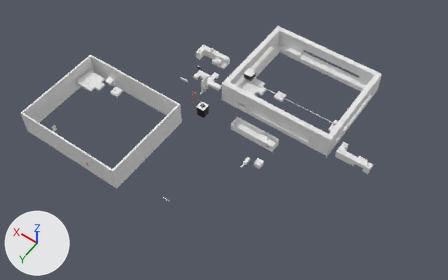
A saved change to the Blender file projects/Cat toy 1/assembly/model.blend.
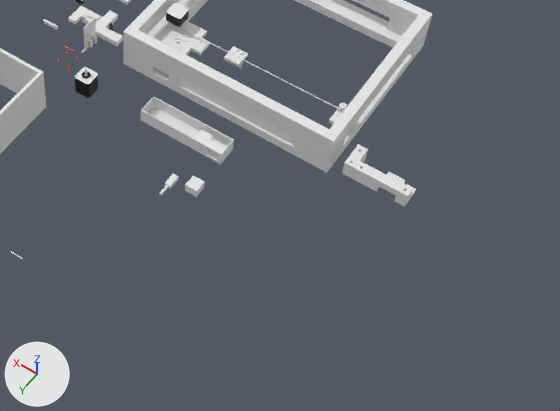
Each version is shown whole from a 50 mm lens placed at (-913.0, 917.0, 2054.0), pointed at (35.0, -409.0, -30.0), then close up on the part from 35% to 100% of the width and 24% to 100% of the height. Arrows for +X, +Y and +Z are at lower left; the lights stay in place.

The older version as bpy lines, for what is in view:
```python
ob_cube_035 = bpy.data.objects.new('Cube.035', me_cube_034)
ob_cube_035.location = (107.0, -723.0, -10.0)
ob_cube_035.scale = (45.0, 45.0, 5.0)
ob_cube_049 = bpy.data.objects.new('Cube.049', me_cube_052)
ob_cube_049.location = (-68.0, -486.0, -8.0)
ob_cube_049.scale = (105.0, 24.5, 2.5)
ob_cube_052 = bpy.data.objects.new('Cube.052', me_cube_053)
ob_cube_052.location = (-68.0, -509.0, 10.0)
ob_cube_052.scale = (105.0, 1.0, 15.0)
ob_cube_053 = bpy.data.objects.new('Cube.053', me_cube_054)
ob_cube_053.location = (-68.0, -462.0, 10.0)
ob_cube_053.scale = (105.0, 1.0, 15.0)
ob_cube_056 = bpy.data.objects.new('Cube.056', me_cube_057)
ob_cube_056.location = (-172.0, -485.0, 10.0)
ob_cube_056.scale = (1.0, 21.5, 15.0)
ob_cube_057 = bpy.data.objects.new('Cube.057', me_cube_058)
ob_cube_057.location = (36.0, -484.0, 10.0)
ob_cube_057.scale = (1.0, 21.0, 15.0)
ob_cube_058 = bpy.data.objects.new('Cube.058', me_cube_059)
ob_cube_058.location = (-151.0, -472.0, 10.0)
ob_cube_058.scale = (20.0, 9.0, 15.0)
ob_cube_060 = bpy.data.objects.new('Cube.060', me_cube_061)
ob_cube_060.location = (-165.0, -374.0, 1.0)
ob_cube_060.scale = (14.5, 15.0, 9.86)
ob_cube_061 = bpy.data.objects.new('Cube.061', me_cube_062)
ob_cube_061.location = (-117.0, -356.0, 0.0)
ob_cube_061.scale = (7.0, 14.5, 5.5)
# also in view: 'Cube.021' at (114.0, -640.0, -15.0); 'Cube.017' at (-84.0, -633.0, -46.0); 'Cube.046' at (-467.0, -640.0, -15.0); 'Cylinder.009' at (200.0, -480.0, 1.0); 'Cube.022' at (-84.0, -1058.0, 28.0)
```
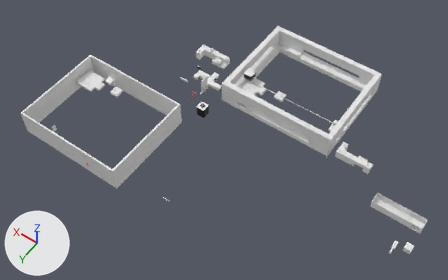
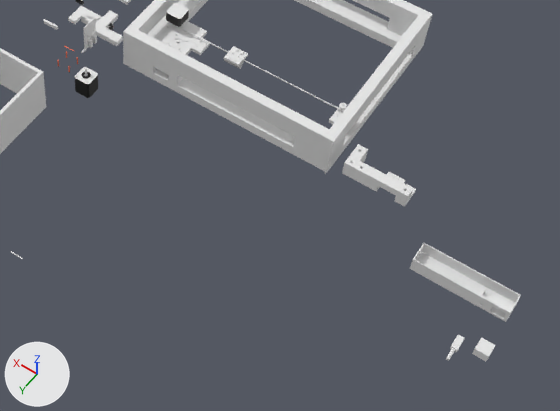
What changed in the scene script:
```text
Add me_cube_055:
    me_cube_055.from_pydata(...)  # 20 vertices, 18 faces; spans x -13.13..1.0, y -1.0..1.0, z -1.0..1.34
Change ob_cube_049:
    ob_cube_049.location: (-68.0, -486.0, -8.0) -> (-731.0, -486.0, -8.0)
Change ob_cube_052:
    ob_cube_052.location: (-68.0, -509.0, 10.0) -> (-731.0, -509.0, 10.0)
Change ob_cube_053:
    ob_cube_053.location: (-68.0, -462.0, 10.0) -> (-731.0, -462.0, 10.0)
Change ob_cube_056:
    ob_cube_056.location: (-172.0, -485.0, 10.0) -> (-835.0, -485.0, 10.0)
Change ob_cube_057:
    ob_cube_057.location: (36.0, -484.0, 10.0) -> (-627.0, -484.0, 10.0)
Change ob_cube_058:
    ob_cube_058.location: (-151.0, -472.0, 10.0) -> (-814.0, -472.0, 10.0)
Change ob_cube_060:
    ob_cube_060.location: (-165.0, -374.0, 1.0) -> (-827.0, -374.0, 1.0)
Change ob_cube_061:
    ob_cube_061.location: (-117.0, -356.0, 0.0) -> (-780.0, -356.0, 0.0)
Change ob_cube_062:
    ob_cube_062.location: (-116.0, -478.0, 10.0) -> (-779.0, -478.0, 10.0)
Change ob_cylinder_023:
    ob_cylinder_023.location: (-117.0, -330.0, 0.0) -> (-780.0, -330.0, 0.0)
Add ob_cube_054:
    ob_cube_054 = bpy.data.objects.new('Cube.054', me_cube_055)
    ob_cube_054.location = (-779.0, -464.0, 8.0)
    ob_cube_054.rotation_euler = (0.0, 0.0, 1.571)  # degrees (0, 0, 90)
    ob_cube_054.scale = (1.0, 14.5, 1.0)
```

Pixel boxes [x1, y1, x2, y2] of what changed, in the close-ups (560 x 411 px):
'Cube.049', moved
    before: [141, 106, 233, 164]
    after: [410, 252, 515, 322]
'Cube.052', moved
    before: [153, 96, 234, 149]
    after: [421, 243, 521, 303]
'Cube.053', moved
    before: [141, 110, 222, 163]
    after: [410, 259, 511, 321]
'Cube.060', moved
    before: [185, 175, 205, 197]
    after: [472, 337, 495, 362]
'Cube.058', moved
    before: [206, 140, 225, 154]
    after: [491, 295, 514, 311]
'Cube.061', moved
    before: [165, 173, 179, 189]
    after: [450, 334, 465, 352]
'Cube.062', moved
    before: [194, 129, 213, 145]
    after: [478, 287, 495, 300]
'Cube.056', moved
    before: [221, 141, 233, 162]
    after: [508, 296, 520, 318]
'Cube.057', moved
    before: [141, 98, 153, 112]
    after: [413, 245, 423, 260]
'Cylinder.023', moved
    before: [159, 185, 169, 195]
    after: [446, 348, 455, 361]
'Cube.054', added
    after: [478, 293, 491, 301]
